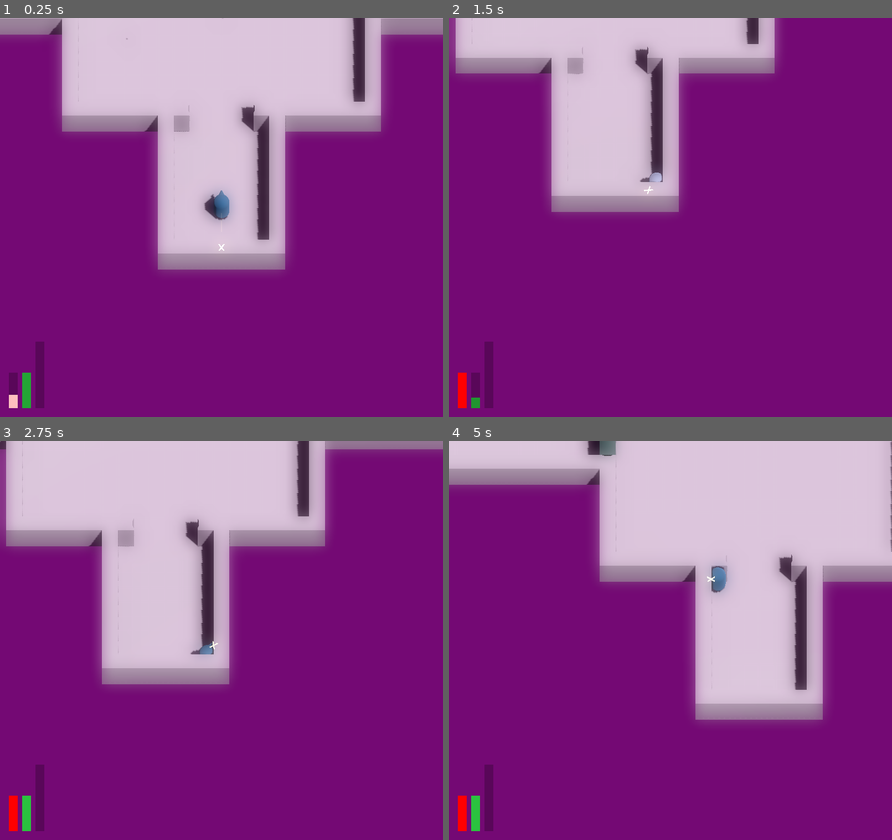
Above: before the commit, frames 1-4 (two rows, left to right).
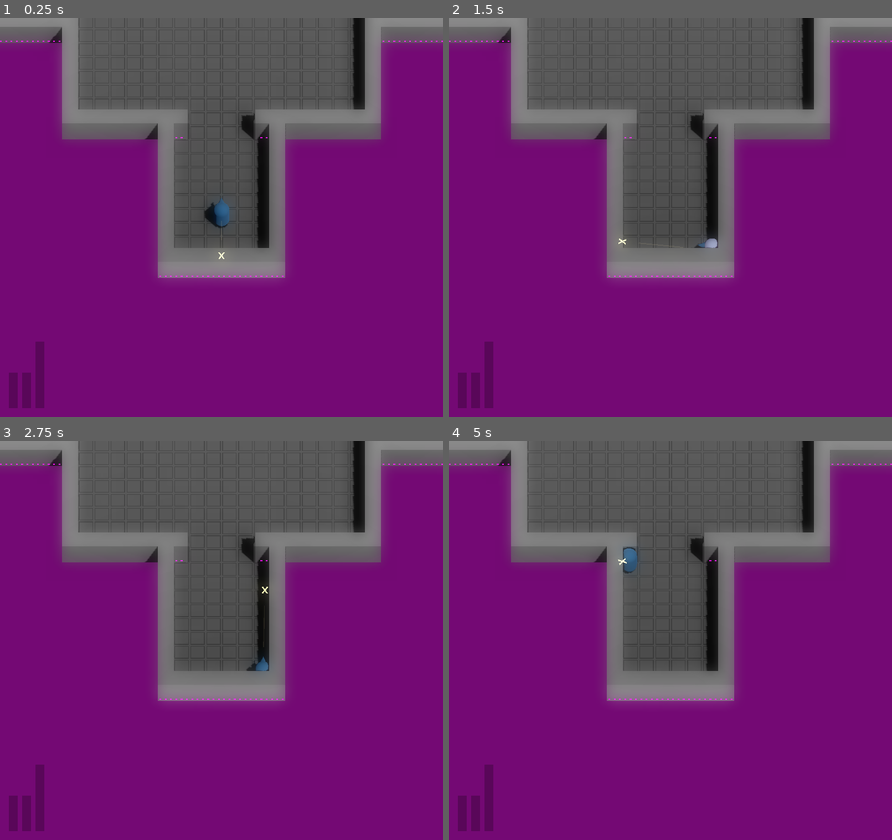
Above: after the commit, the same moments.

Repository: JackEvans24/bullet-absorb
Game: Godot game, scene res://scenes/main.tscn
Same seed, same stepped clock (60 frames per second), same inputs: the game is played once before the commit and once after it.
Inputs (mouse positions are in pixels of both pictures, inside the frame that each line leads up to):
- Up to frame 1 (0.25 s): no input
- Up to frame 2 (1.5 s): move the mouse to (767, 197) at 0.52 s; hold D (move_right) 0.53-1.28 s; hold Ctrl (absorb) 0.53-1.28 s; move the mouse to (581, 237) at 1.27 s; hold S (move_back) from 1.28 s (still down); tap Space (dash) at 1.35 s
- Up to frame 3 (2.75 s): move the mouse to (265, 552) at 2.02 s; release S (move_back) at 2.03 s; press the mouse at (265, 552) at 2.03 s; hold D (move_right) from 2.03 s (still down)
- Up to frame 4 (5 s): move the mouse to (648, 720) at 2.77 s; release D (move_right) at 2.78 s; release the mouse at (648, 720) at 2.78 s; hold W (move_forward) 2.78-3.53 s; tap Ctrl (absorb) at 2.85 s; move the mouse to (803, 700) at 3.52 s; hold A (move_left) from 3.53 s (still down); tap Space (dash) at 3.6 s; move the mouse to (537, 580) at 4.27 s; click (537, 580) at 4.35 s

The runs differ from the first frame. In frame 1, 33% of the frame differs, in the area x 0-100%, y 0-98%; in frame 2, 38%; in frame 3, 41%; in frame 4, 48%.
Error after the commit: Attempt to call function 'load' in base 'null instance' on a null instance. (res://scripts/main.gd:15)

Commit message:
feat: load game data on ready

Diff:
--- a/scripts/main.gd
+++ b/scripts/main.gd
@@ -9,8 +9,11 @@
 @onready var rooms: RoomController = $World/Rooms
 @onready var cameras: CameraController = $Cameras
 @onready var hit_stop: HitStop = $HitStop
+@onready var save_game: SaveGame = $SaveGame
 
 func _ready():
+	save_game.load()
+
 	cameras.target = player.camera_follow_point
 
 	player.damage_taken.connect(_on_damage_taken)
